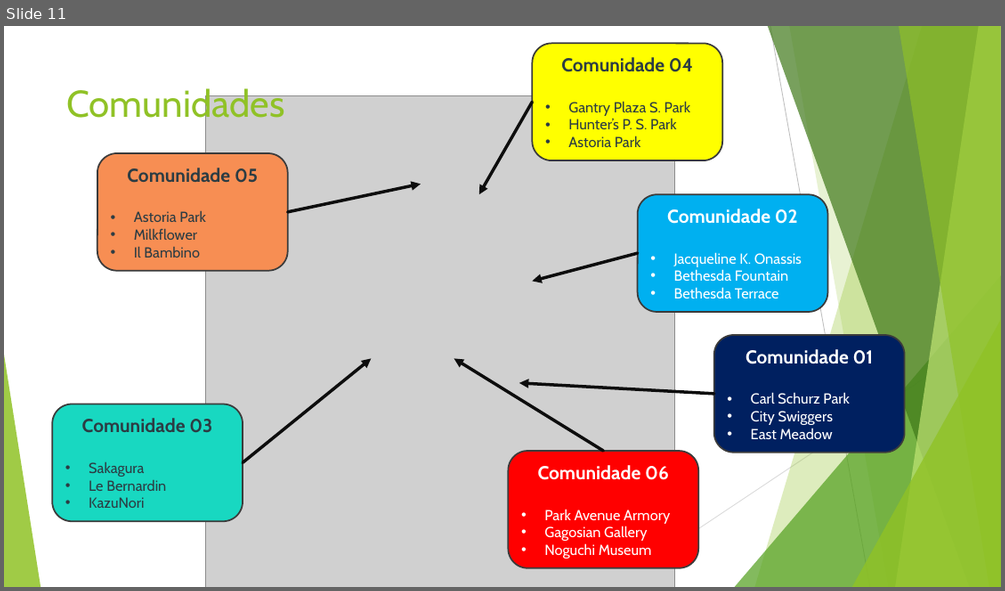
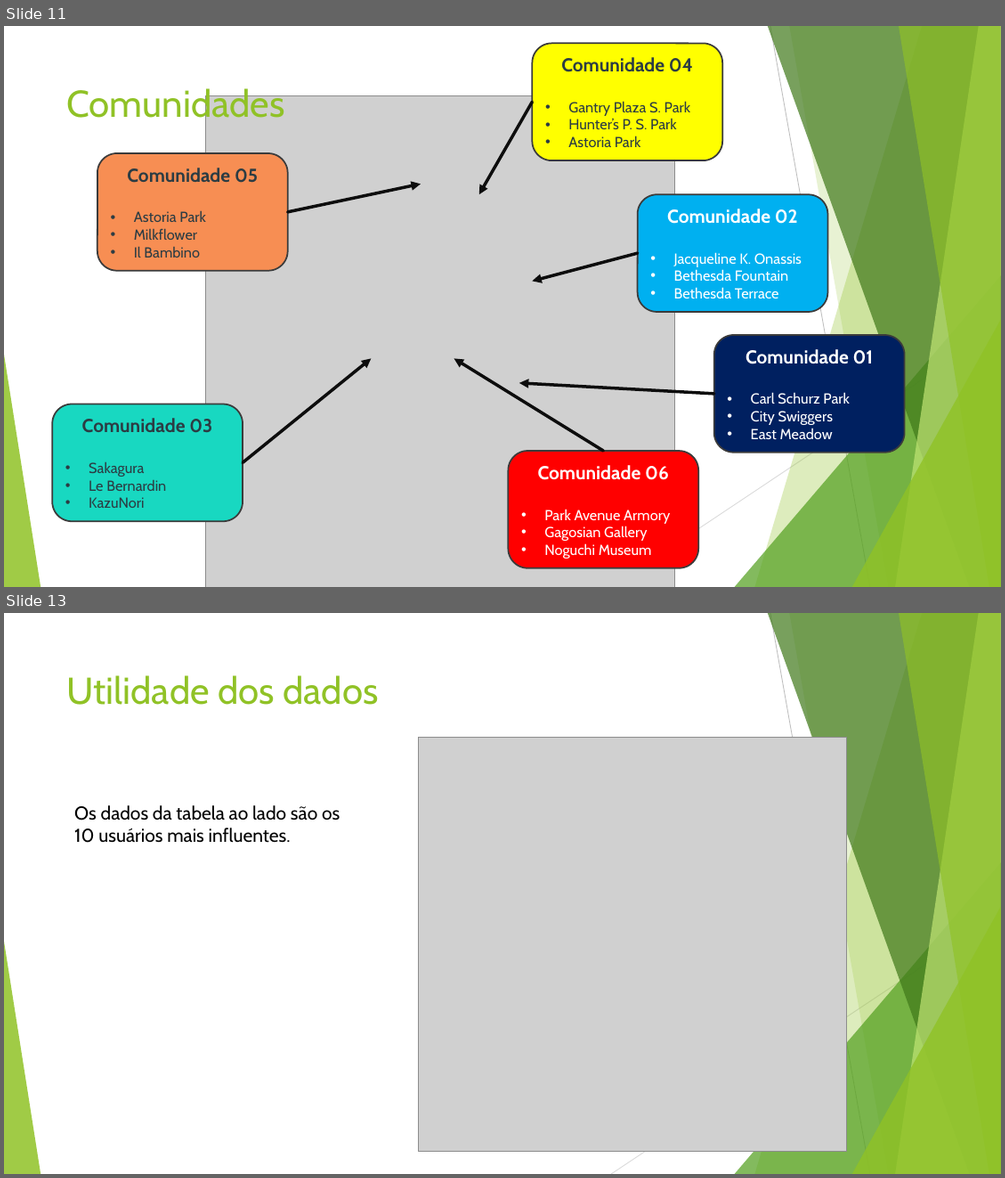
Before and after one commit to macio-matheus/analysis-geospatial-data, a slide deck: docs/Foursquare’s Network Analyse.pptx. Shown one above the other, each under a label of ours: slide 11 before the commit, slides 11 and 13 after it; the slides between them are not shown. The pictures are 1005x591 and 1005x1178 pixels, drawn with LibreOffice and Linux fonts; fonts in the diff are those of the drawing; grey boxes stand for pictures. Boxes give left, top, right and bottom in pixels: in the first picture for what was removed or moved away, otherwise in the second. Text is boxed around its words. In the diff, an @@ line names an element or a change of style, - is before the commit and + after.

```diff
--- a/docs/Foursquare’s Network Analyse.pptx
+++ b/docs/Foursquare’s Network Analyse.pptx
@@ slide 13 added at bbox=[4, 613, 1001, 1174], background #FFFFFF; not listed: 10 template elements that a slide beside it also shows @@
@@ title added at bbox=[67, 675, 378, 705], 36 pt, text #90C226 @@
+Utilidade dos dados
@@ picture added at bbox=[418, 737, 846, 1151] @@
@@ text added at bbox=[74, 805, 340, 843], 18 pt, text #000000 @@
+Os dados da tabela ao lado são os 10 usuários mais influentes.
```
Also in this commit, not shown: 11 slides changed.
